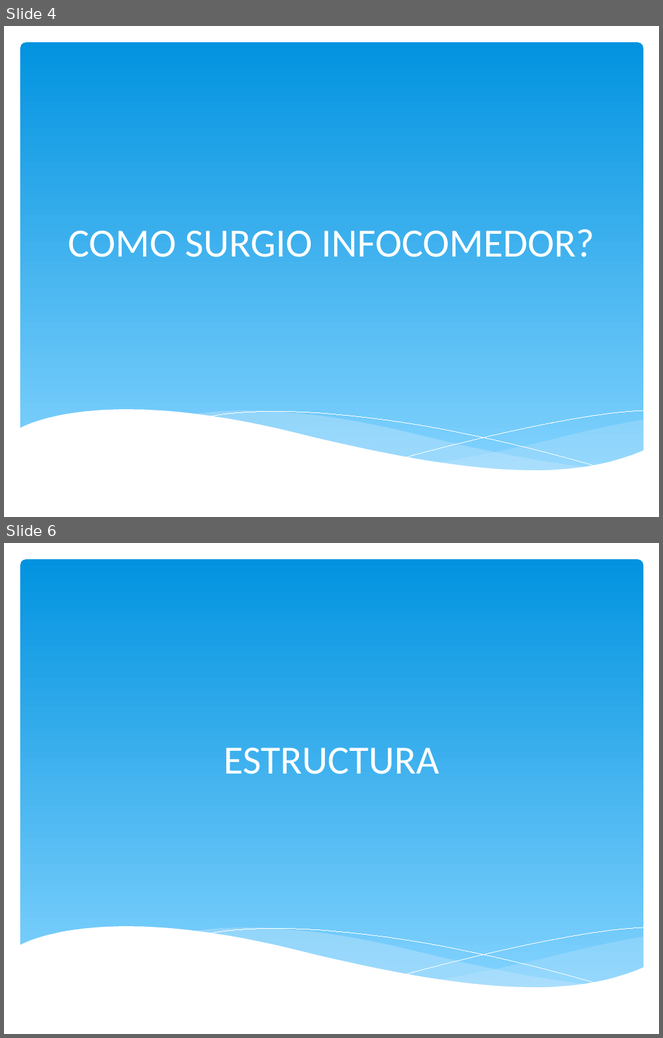
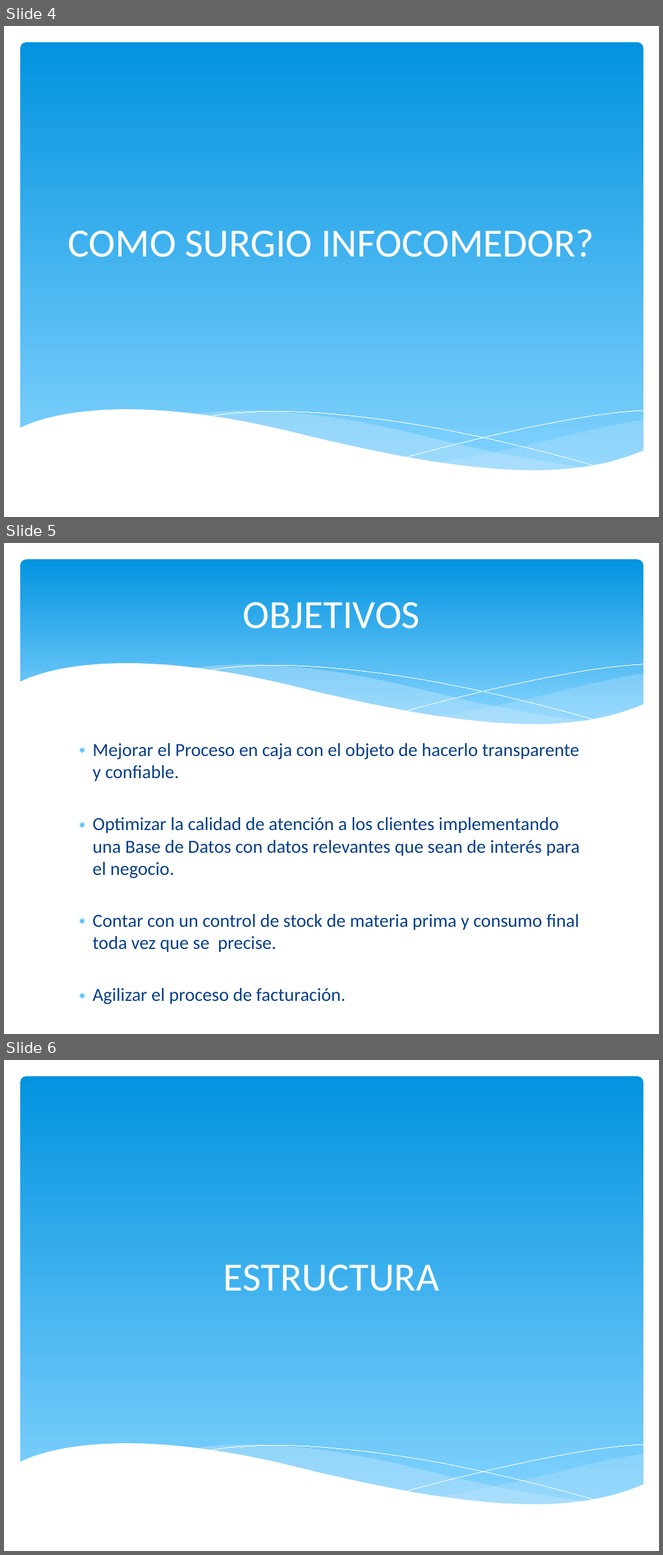
Before and after one commit to igodeveloper/infocomedor, a slide deck: presentacion/INFOCOMEDOR - PPT.pptx. Shown one above the other, each under a label of ours: slides 4 and 6 before the commit, slides 4, 5 and 6 after it; the slides between them are not shown. The pictures are 663x1038 and 663x1555 pixels, drawn with LibreOffice and Linux fonts; fonts in the diff are those of the drawing. Boxes give left, top, right and bottom in pixels: in the first picture for what was removed or moved away, otherwise in the second. Text is boxed around its words. In the diff, an @@ line names an element or a change of style, - is before the commit and + after.

```diff
--- a/presentacion/INFOCOMEDOR - PPT.pptx
+++ b/presentacion/INFOCOMEDOR - PPT.pptx
@@ slide 5 added at [4,543,659,1034], background #FFFFFF @@
@@ rounded rectangle added at [20,559,644,736], fill gradient #0293E0 to #83D3FE @@
@@ title added at [243,602,420,629], 44 pt, text #FFFFFF @@
+OBJETIVOS
@@ group added at [19,663,644,759]: 5 freeform shapes @@
@@ text added at [92,743,580,953], 20.4 pt, text #073E87 @@
+∗ Mejorar el Proceso en caja con el objeto de hacerlo transparente y confiable.
+∗ Optimizar la calidad de atención a los clientes implementando una Base de Datos con datos relevantes que sean de interés para el negocio.
+∗ Contar con un control de stock de materia prima y consumo final toda vez que se precise.
+∗ Agilizar el proceso de facturación.
```
Also in this commit, not shown: 9 other slides added, 2 slides removed.
